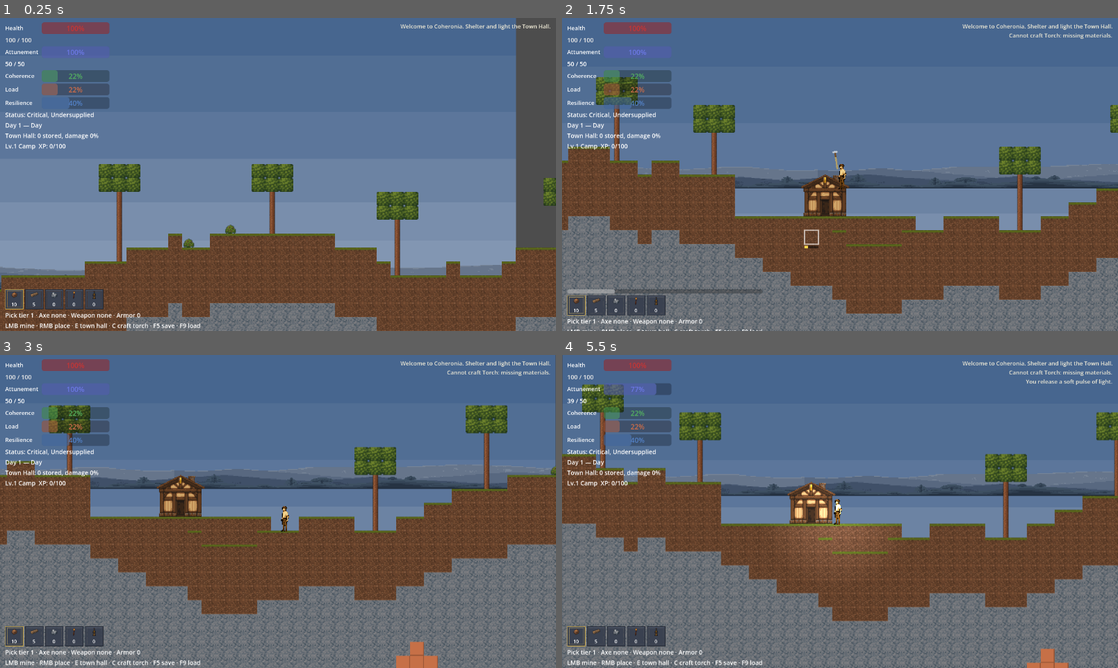
Above: before the commit, frames 1-4 (two rows, left to right).
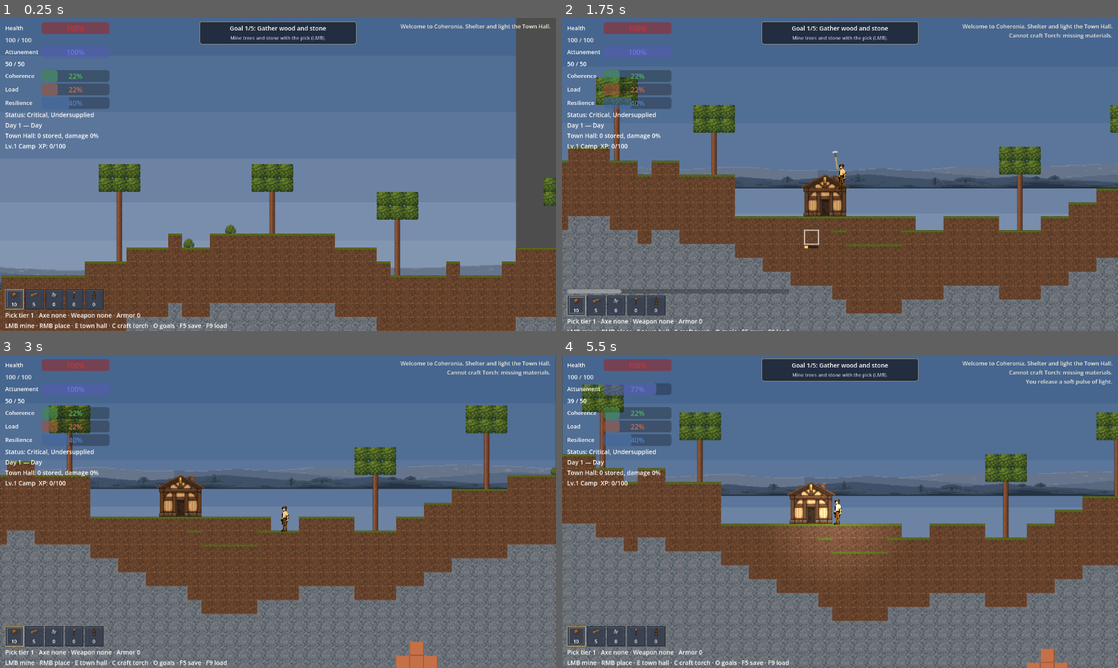
Above: after the commit, the same moments.

Repository: ppeck1/coheronia
Game: Godot game, scene res://scenes/main/Main.tscn
Same seed, same stepped clock (60 frames per second), same inputs: the game is played once before the commit and once after it. This scene is started directly instead of the project's main scene.
Inputs (mouse positions are in pixels of both pictures, inside the frame that each line leads up to):
- Up to frame 1 (0.25 s): no input
- Up to frame 2 (1.75 s): tap F at 0.5, 1.25 s; move the mouse to (962, 158) at 0.52 s; press the mouse at (962, 158) at 0.53 s; hold D (move_right) 0.53-1.25 s; tap C (craft) at 0.6 s; tap Space (jump) at 0.77 s; release the mouse at (962, 158) at 1.25 s; drag from (728, 190) to (812, 237) at 1.27 s
- Up to frame 3 (3 s): tap F at 2, 2.75 s; move the mouse to (333, 442) at 2.02 s; hold D (move_right) 2.03-2.75 s; right-click (333, 442) at 2.1 s; click (333, 442) at 2.17 s; tap O (toggle_goals, bound only after the commit) at 2.3 s; drag from (250, 574) to (111, 464) at 2.77 s
- Up to frame 4 (5.5 s): tap F at 3.5, 4.25 s; move the mouse to (1006, 558) at 3.52 s; press the mouse at (1006, 558) at 3.53 s; hold A (move_left) 3.53-4.25 s; tap R (attune_pulse) at 3.6 s; tap Space (jump) at 3.77 s; release the mouse at (1006, 558) at 4.25 s; drag from (673, 464) to (756, 433) at 4.27 s; move the mouse to (867, 511) at 5.02 s; hold A (move_left) from 5.03 s (still down); tap H (eat_food) at 5.1 s; click (867, 511) at 5.17 s; tap O (toggle_goals, bound only after the commit) at 5.3 s

The runs differ from the first frame. In frame 1, 2.2% of the frame differs, in the area x 27-65%, y 1-100%; in frame 2, 2.2%; in frame 3, 0.1%; in frame 4, 2.2%.

Commit message:
FQ-14: goal panel, tutorial prompts, and playtest checklist
Makes the first loop playable without external notes via a compact, state-driven
current-goal panel - real game state, not scripted tutorial text.

- scripts/main/goal_tracker.gd: a pure, testable goal model. Objectives (gather
  -> light the hall -> deposit -> forge a tool/build a station -> survive the
  night) latch prefix-monotonically (finishing a later step marks the earlier
  ones), so the panel never regresses when a transient input clears (e.g.
  depositing empties the backpack) and a loaded game resolves to the right goal
  on the first update - no saved tutorial flag.
- game_root: _goal_snapshot derives each objective's boolean from live state
  (inventory wood/stone, cached settlement light_score, town_hall.total_stock,
  tool_tier/axe_tier/stations_built, day_count); _refresh_goals latches and
  updates the HUD, wired to settlement.updated, inventory_changed, and the
  forge/build handlers. Seeded once in _ready.
- hud: a compact top-center goal panel (semi-transparent, mouse-ignoring, hidden
  with toggle_goals = O). update_goal shows "Goal i/5: <text>" + a one-line hint,
  and a completed sentinel. Controls hint adds "O goals".
- project.godot: toggle_goals bound to O (79).
- docs/PLAYTEST_CHECKLIST.md: operator first-loop pass keyed to the same goals.
- smoke: 4 fq14_* checks (goals advance in order; prefix-latch no-regress; panel
  wired from real state + unobtrusive; survive-from-day_count + toggle).
  Suite 298 -> 302.

Docs fully refreshed: README (302 + goal-panel highlight + roadmap), HANDOFF,
VARIABLE_MATRIX, FABLE_TASK_QUEUE.

Validation: validate_repo PASS, asset_audit --strict exit 0, capsule doctor
healthy, smoke 302/302 PASS, git diff --check clean.

Co-Authored-By: Claude Opus 4.8 <noreply@anthropic.com>

Diff:
--- a/project.godot
+++ b/project.godot
@@ -107,6 +107,11 @@
 "events": [Object(InputEventKey,"resource_local_to_scene":false,"resource_name":"","device":-1,"window_id":0,"alt_press …(190 unchanged characters)…
 ]
 }
+toggle_goals={
+"deadzone": 0.5,
+"events": [Object(InputEventKey,"resource_local_to_scene":false,"resource_name":"","device":-1,"window_id":0,"alt_pressed":false,"shift_pressed":false,"ctrl_pressed":false,"meta_pressed":false,"pressed":false,"keycode":0,"physical_keycode":79,"key_label":0,"unicode":0,"location":0,"echo":false,"script":null)
+]
+}
 hotbar_1={
 "deadzone": 0.5,
 "events": [Object(InputEventKey,"resource_local_to_scene":false,"resource_name":"","device":-1,"window_id":0,"alt_press …(190 unchanged characters)…
--- a/scripts/main/game_root.gd
+++ b/scripts/main/game_root.gd
@@ -12,6 +12,7 @@
 const EnemyRegistryClass := preload("res://scripts/data/enemy_registry.gd")
 const ProgressionRegistryClass := preload("res://scripts/data/progression_registry.gd")
 const AncestryRegistryClass := preload("res://scripts/data/ancestry_registry.gd")
+const GoalTrackerScript := preload("res://scripts/main/goal_tracker.gd")
 
 const DAY_LENGTH_SECONDS := 100.0
 const NIGHT_START := 0.65          # time_of_day fraction where night begins
@@ -57,6 +58,11 @@
 
 var _enemy_registry = null          # EnemyRegistryClass instance
 var _cave_spawn_timer := 0.0
+# FQ-14: state-driven current-goal model + a cached light score fed from the
+# settlement update signal (so the goal snapshot never recomputes lighting).
+var _goal_tracker = null
+var _goals_initialized := false
+var _last_light_score := 0.0
 
 var _progression_registry = null    # ProgressionRegistryClass instance
 var _ancestry_registry = null       # AncestryRegistryClass instance
@@ -79,6 +85,7 @@
 	_enemy_registry = EnemyRegistryClass.new()
 	_progression_registry = ProgressionRegistryClass.new()
 	_ancestry_registry = AncestryRegistryClass.new()
+	_goal_tracker = GoalTrackerScript.new()
 	# Initialise XP totals to 0.0 (float) for every known type.
 	for t: Dictionary in _progression_registry.xp_types():
 		xp_totals[str(t.get("id", ""))] = 0.0
@@ -106,6 +113,7 @@
 	log_event("Welcome to Coheronia. Shelter and light the Town Hall.")
 	hud.set_save_hint(save_manager.has_save())
 	settlement.compute()
+	_refresh_goals()   # FQ-14: seed the goal panel from the (possibly loaded) state
 	if OS.get_environment("COHERONIA_SMOKE") == "1":
 		var smoke := preload("res://scripts/main/smoke_test.gd").new()
 		smoke.name = "SmokeTest"
@@ -243,6 +251,42 @@
 	}
 
 
+## FQ-14: boolean conditions per early objective, all derived from real state so
+## a loaded game resolves correctly (prefix-latching in goal_tracker covers the
+## transient "gather" once resources have been deposited).
+func _goal_snapshot() -> Dictionary:
+	return {
+		"gather": player.inventory.count("wood") > 0 and player.inventory.count("stone") > 0,
+		"light": _last_light_score > 0.0,
+		"deposit": town_hall.total_stock() > 0,
+		"craft": player.tool_tier > 1 or player.axe_tier > 0 or _any_station_built(),
+		"survive": day_count >= 2,
+	}
+
+
+func _any_station_built() -> bool:
+	for built in town_hall.stations_built.values():
+		if bool(built):
+			return true
+	return false
+
+
+## FQ-14: latch objectives from the current snapshot; refresh the panel only when
+## something newly latched (or on first run), and announce a completed goal once.
+func _refresh_goals() -> void:
+	if _goal_tracker == null:
+		return
+	var newly: bool = _goal_tracker.note(_goal_snapshot())
+	if newly or not _goals_initialized:
+		_goals_initialized = true
+		var goal: Dictionary = _goal_tracker.current()
+		hud.update_goal(goal)
+		if newly and not bool(goal.get("all_done", false)):
+			log_event("Goal: %s" % str(goal.get("text", "")))
+		elif newly:
+			log_event("All starting goals complete — the settlement stands.")
+
+
 func _wire_references() -> void:
 	player.world = world
 	settlement.world = world
@@ -273,6 +317,13 @@
 	settlement.updated.connect(
 		func(_c: float, _l: float, _r: float, _i: Dictionary, _lb: Array) -> void:
 			_check_base_level())
+	# FQ-14: cache the light score and re-evaluate goals whenever the settlement
+	# recomputes (covers lighting, deposits, nightfall/dawn, base-level changes).
+	settlement.updated.connect(
+		func(_c: float, _l: float, _r: float, inputs: Dictionary, _lb: Array) -> void:
+			_last_light_score = float(inputs.get("light_score", 0.0))
+			_refresh_goals())
+	player.inventory_changed.connect(_refresh_goals)   # FQ-14: gather progress
 	hud.deposit_requested.connect(_on_deposit_requested)
 	hud.repair_requested.connect(_on_repair_requested)
 	hud.forge_requested.connect(_on_forge_requested)
@@ -804,6 +855,7 @@
 	else:
 		log_event("Cannot forge pick (already forged, or stockpile lacks 3 wood + 5 stone).")
 	hud.refresh_town_panel()
+	_refresh_goals()   # FQ-14: forging a tool completes the craft objective
 
 
 func _on_forge_axe_requested() -> void:
@@ -814,6 +866,7 @@
 	else:
 		log_event("Cannot craft axe (already crafted, or stockpile lacks 4 wood + 2 stone).")
 	hud.refresh_town_panel()
+	_refresh_goals()   # FQ-14: crafting the axe completes the craft objective
 
 
 func _on_forge_sword_requested() -> void:
@@ -854,6 +907,7 @@
 	else:
 		log_event("Cannot build the %s (already built, prerequisite missing, or stockpile short)." % station_name)
 	hud.refresh_town_panel()
+	_refresh_goals()   # FQ-14: building a station completes the craft objective
 
 
 ## FQ-11: crafts a workbench/furnace/anvil recipe (smelt ore -> ingot, alloy,
--- /dev/null
+++ b/scripts/main/goal_tracker.gd
@@ -0,0 +1,74 @@
+extends RefCounted
+## FQ-14: the current-goal model. Pure, data-driven, and state-derived — it holds
+## no scene references and is fed a plain snapshot dict, so it is trivially
+## testable and cannot desync from the real game.
+##
+## Objectives latch monotonically as a prefix: satisfying objective i marks
+## 0..i done (finishing a later step implies the earlier ones — you cannot
+## deposit without gathering, or survive a night without a hall). This keeps the
+## panel from regressing when a transient input clears (e.g. depositing empties
+## the backpack) and makes a loaded game resolve to the right goal on the first
+## update, without persisting any tutorial state.
+
+const GOALS := [
+	{"id": "gather", "text": "Gather wood and stone",
+		"hint": "Mine trees and stone with the pick (LMB)."},
+	{"id": "light", "text": "Light the Town Hall",
+		"hint": "Craft a torch (C) and place it (RMB) near the hall."},
+	{"id": "deposit", "text": "Deposit resources at the hall",
+		"hint": "Stand by the Town Hall and press E to store materials."},
+	{"id": "craft", "text": "Forge a tool or build a station",
+		"hint": "Open the Town Hall (E) to forge gear or build a station."},
+	{"id": "survive", "text": "Survive the first night",
+		"hint": "Keep the hall lit and hold on until dawn."},
+]
+
+var _done: Dictionary = {}   # objective id -> true once latched
+
+
+## Latch objectives from a snapshot of boolean conditions keyed by objective id.
+## Prefix-monotonic: the highest satisfied objective latches every earlier one.
+## Returns true if anything newly latched (so the caller can refresh/announce).
+func note(snapshot: Dictionary) -> bool:
+	var latch_to := -1
+	for i in range(GOALS.size()):
+		if bool(snapshot.get(str(GOALS[i]["id"]), false)):
+			latch_to = i
+	var newly := false
+	for i in range(latch_to + 1):
+		var gid: String = str(GOALS[i]["id"])
+		if not bool(_done.get(gid, false)):
+			_done[gid] = true
+			newly = true
+	return newly
+
+
+## The current objective (first unlatched), or the all-done sentinel.
+func current() -> Dictionary:
+	for i in range(GOALS.size()):
+		var gid: String = str(GOALS[i]["id"])
+		if not bool(_done.get(gid, false)):
+			return {
+				"id": gid,
+				"text": str(GOALS[i]["text"]),
+				"hint": str(GOALS[i]["hint"]),
+				"index": i,
+				"total": GOALS.size(),
+				"all_done": false,
+			}
+	return {
+		"id": "", "text": "Settlement founded — keep it thriving.",
+		"hint": "", "index": GOALS.size(), "total": GOALS.size(), "all_done": true,
+	}
+
+
+func is_done(goal_id: String) -> bool:
+	return bool(_done.get(goal_id, false))
+
+
+func all_done() -> bool:
+	return _done.size() >= GOALS.size()
+
+
+func done_count() -> int:
+	return _done.size()
--- a/scripts/main/smoke_test.gd
+++ b/scripts/main/smoke_test.gd
@@ -821,6 +821,63 @@
 		BlockRegistry.visual_assets.has("frame_semantics")
 		and "opening" in _p4_fs and "VARIANT" in _p4_fs and "ANIMATION" in _p4_fs,
 		"has=%s" % str(BlockRegistry.visual_assets.has("frame_semantics")))
+
+	# --- FQ-14: state-driven goal panel ---
+	var _g14_script = preload("res://scripts/main/goal_tracker.gd")
+	var _g14 = _g14_script.new()
+	var _g14_start: String = str(_g14.current()["id"])
+	_g14.note({"gather": true})
+	var _g14_after_gather: String = str(_g14.current()["id"])
+	_g14.note({"light": true})
+	_g14.note({"deposit": true})
+	_g14.note({"craft": true})
+	var _g14_before_survive: String = str(_g14.current()["id"])
+	_g14.note({"survive": true})
+	_check("fq14_goals_advance_in_order",
+		_g14_start == "gather" and _g14_after_gather == "light"
+		and _g14_before_survive == "survive" and _g14.all_done()
+		and bool(_g14.current()["all_done"]),
+		"start=%s after_gather=%s before_survive=%s done=%s" % [
+			_g14_start, _g14_after_gather, _g14_before_survive, str(_g14.all_done())])
+
+	# prefix-latch: a later objective latches earlier ones; a transient clear of
+	# an earlier condition never regresses the panel.
+	var _g14b = _g14_script.new()
+	_g14b.note({"deposit": true})
+	var _g14b_after: String = str(_g14b.current()["id"])
+	_g14b.note({"gather": false, "light": false, "deposit": false})
+	_check("fq14_goals_prefix_latch",
+		_g14b.is_done("gather") and _g14b.is_done("light") and _g14b.is_done("deposit")
+		and _g14b_after == "craft" and str(_g14b.current()["id"]) == "craft",
+		"after=%s still_craft=%s" % [_g14b_after, str(str(_g14b.current()["id"]) == "craft")])
+
+	# game_root derives the objectives from real state and drives the HUD panel;
+	# the panel is built, populated, and unobtrusive (ignores mouse input).
+	var _g14_snap: Dictionary = root._goal_snapshot()
+	root._refresh_goals()
+	_check("fq14_goal_panel_wired",
+		_g14_snap.has("gather") and _g14_snap.has("light") and _g14_snap.has("deposit")
+		and _g14_snap.has("craft") and _g14_snap.has("survive")
+		and hud._goal_label != null and hud._goal_label.text != ""
+		and hud._goal_panel.mouse_filter == Control.MOUSE_FILTER_IGNORE,
+		"keys=%d text=%s" % [_g14_snap.size(), hud._goal_label.text])
+
+	# survive derives from real state (day_count); the panel hides/shows.
+	var _g14_saved_day: int = root.day_count
+	root.day_count = 2
+	var _g14_survive: bool = bool(root._goal_snapshot().get("survive", false))
+	root.day_count = _g14_saved_day
+	hud._goal_visible = true
+	hud._goal_panel.visible = true
+	var _g14_shown: bool = hud.goal_panel_visible()
+	hud._goal_visible = false
+	hud._goal_panel.visible = false
+	var _g14_hidden: bool = hud.goal_panel_visible()
+	hud._goal_panel.visible = true
+	_check("fq14_goal_survive_and_toggle",
+		_g14_survive and _g14_shown and not _g14_hidden,
+		"survive_day2=%s shown=%s hidden=%s" % [
+			str(_g14_survive), str(_g14_shown), str(_g14_hidden)])
 
 	# --- Progression MVP: XP, player level, base levels, population cap ---
 
--- a/scripts/ui/hud.gd
+++ b/scripts/ui/hud.gd
@@ -47,6 +47,11 @@
 var _stock_empty_label: Label
 var _save_label: Label
 var _debug_label: Label
+# FQ-14: compact, state-driven current-goal panel (top-center; toggle_goals hides it).
+var _goal_panel: PanelContainer
+var _goal_label: Label
+var _goal_hint: Label
+var _goal_visible := true
 # Wave C: openable full inventory panel.
 var _inv_panel: PanelContainer
 var _inv_content: Label
@@ -78,6 +83,7 @@
 	_build_inventory_panel()
 	_skill_panel = SkillTreePanelScript.new()
 	add_child(_skill_panel)
+	_build_goal_panel()
 	_build_debug_overlay()
 
 
@@ -87,6 +93,9 @@
 		_mine_bar.value = player.mine_progress_ratio() * 100.0
 	if Input.is_action_just_pressed("debug_overlay"):
 		_debug_label.visible = not _debug_label.visible
+	if Input.is_action_just_pressed("toggle_goals"):
+		_goal_visible = not _goal_visible
+		_goal_panel.visible = _goal_visible
 
 
 func _build_top_left() -> void:
@@ -108,6 +117,58 @@
 	_time_label = _label(box, "Day 1 — Day")
 	_stock_label = _label(box, "Town Hall: empty")
 	_progression_label = _label(box, "Lv.1 Camp  XP: 0/100")
+
+
+## FQ-14: a small top-center panel showing the current objective and a one-line
+## hint. Unobtrusive (compact, semi-transparent) and hideable with toggle_goals.
+func _build_goal_panel() -> void:
+	_goal_panel = PanelContainer.new()
+	_goal_panel.anchor_left = 0.5
+	_goal_panel.anchor_right = 0.5
+	_goal_panel.offset_left = -180.0
+	_goal_panel.offset_right = 180.0
+	_goal_panel.offset_top = 8.0
+	_goal_panel.mouse_filter = Control.MOUSE_FILTER_IGNORE
+	var sb := StyleBoxFlat.new()
+	sb.bg_color = Color(0.08, 0.09, 0.13, 0.72)
+	sb.border_color = Color(0.85, 0.72, 0.35, 0.8)
+	sb.set_border_width_all(1)
+	sb.set_content_margin_all(6)
+	sb.set_corner_radius_all(4)
+	_goal_panel.add_theme_stylebox_override("panel", sb)
+	add_child(_goal_panel)
+	var col := VBoxContainer.new()
+	_goal_panel.add_child(col)
+	_goal_label = Label.new()
+	_goal_label.horizontal_alignment = HORIZONTAL_ALIGNMENT_CENTER
+	_goal_label.add_theme_font_size_override("font_size", 14)
+	col.add_child(_goal_label)
+	_goal_hint = Label.new()
+	_goal_hint.horizontal_alignment = HORIZONTAL_ALIGNMENT_CENTER
+	_goal_hint.add_theme_font_size_override("font_size", 11)
+	_goal_hint.add_theme_color_override("font_color", Color(0.75, 0.78, 0.85))
+	_goal_hint.autowrap_mode = TextServer.AUTOWRAP_WORD_SMART
+	col.add_child(_goal_hint)
+
+
+## FQ-14: reflect the goal model. `goal` is the goal_tracker.current() dict.
+func update_goal(goal: Dictionary) -> void:
+	if _goal_label == null:
+		return
+	if bool(goal.get("all_done", false)):
+		_goal_label.text = "✓ " + str(goal.get("text", "All goals complete."))
+		_goal_hint.text = ""
+		_goal_hint.visible = false
+	else:
+		var idx := int(goal.get("index", 0)) + 1
+		var total := int(goal.get("total", 5))
+		_goal_label.text = "Goal %d/%d: %s" % [idx, total, str(goal.get("text", ""))]
+		_goal_hint.text = str(goal.get("hint", ""))
+		_goal_hint.visible = true
+
+
+func goal_panel_visible() -> bool:
+	return _goal_panel != null and _goal_panel.visible
 
 
 func _build_bottom_left() -> void:
@@ -150,7 +211,7 @@
 		_hotbar_icons.append(icon)
 		_hotbar_counts.append(count)
 	_hotbar_label = _label(box, "")
-	_label(box, "LMB mine · RMB place · E town hall · C craft torch · F5 save · F9 load")
+	_label(box, "LMB mine · RMB place · E town hall · C craft torch · O goals · F5 save · F9 load")
 	_save_label = _label(box, "No save yet — press F5 to save.")
 
 
Not shown, changed: README.md
Not shown, changed: docs/FABLE_TASK_QUEUE.md
Not shown, changed: docs/HANDOFF.md
Not shown, added: docs/PLAYTEST_CHECKLIST.md
Not shown, changed: docs/VARIABLE_MATRIX.md
